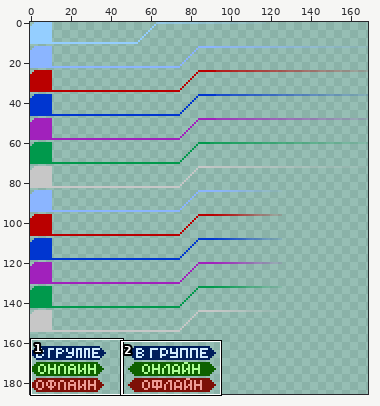
Two versions of one sprite sheet, assets/media/gui/menu.ru_RU.png. Above, an overview of the earlier version with the close-up marked.
Close-up. The starting point:
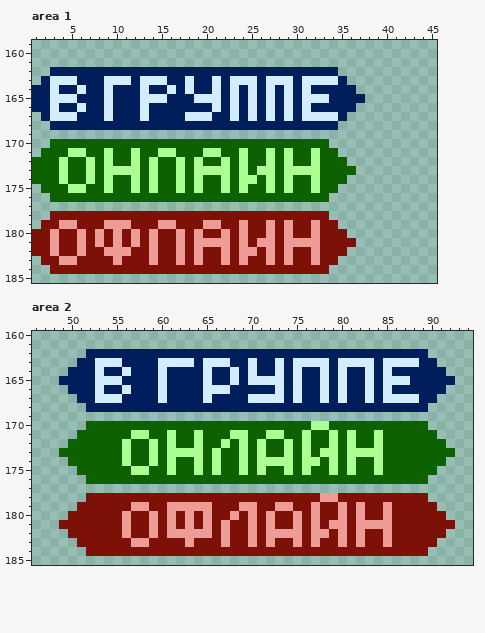
The file is 200x186 pixels. Pixels under 10% opacity are left out. Colours within 5 levels of each other are drawn and written as one. Shown: area 1: x 1..45, y 159..185; area 2: x 46..94, y 160..185. The old version is drawn lined up with the new one, on the new canvas.
Once edited:
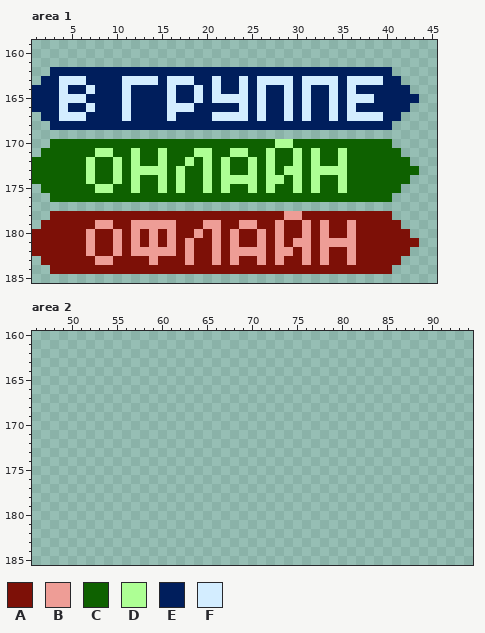
Palette (. is transparent): A #7d1007  B #ee9d96  C #0e6100  D #adff94  E #001e5c  F #d3edff
Log entry: remove unused data from menu.ru_RU.png
The exact change:
canvas 200x186 -> 169x186 (the part of the old canvas that was cut away was empty and is not shown)
Changed rows in their new state; - is an unchanged pixel.
Area 1:
first column x 3:
162 --------------------------------EEEEEE---
163 E--F--EE-F--EFF-----E-EF---------FFFFEE--
164 EF-EF-E-F-E----EF---EFEFE------F-FEEEEEE-
165 E--F--E-F-EEEF---E-F-FEFE----EEF-FFFEEEEE
166 EF-EF-E-F-E--FFF--E-EFEFE------F-FEEEEEE-
167 E--F--E-F-E--F-EEEFF-FEFE----EE--FFFFEE--
168 --------------------------------EEEEEE---
170 -------------------------DD----CCCCCCC---
171 --CC-D-------C--D-C-D-----CD----DCCCCCC--
172 -C----CD---CD-CDCD---CD---CD----DCCCCCCC-
173 -C----C-C-D-D---C-C--CDC----C-DDD-CCCCCCC
174 -C----CD---CD---CD--D----DCD----DCCCCCCC-
175 --CC-D-----CD---CD---CD---CD----DCCCCCC--
176 -------------------------------CCCCCCC---
178 --------------------------BB---AAAAAAA---
179 -AA--B-AABBB----------B-ABA-BAB-ABAAAAA--
180 A--ABA-------BA---BABA-BABA-BAB--BAAAAAA-
181 A--ABA-------BABAA-ABA--ABA--ABBBBAAAAAAA
182 A--AB-A-ABB-BBABA-BAB--BAB--BAB--BAAAAAA-
183 -AA--BBA------ABA-BABA-BABA-BAB-ABAAAAA--
184 -------------------------------AAAAAAA---
Area 2:
first column x 49:
162 ---......................................---
163 --........................................--
164 -..........................................-
165 ............................................
166 -..........................................-
167 --........................................--
168 ---......................................---
170 ---......................................---
171 --........................................--
172 -..........................................-
173 ............................................
174 -..........................................-
175 --........................................--
176 ---......................................---
178 ---......................................---
179 --........................................--
180 -..........................................-
181 ............................................
182 -..........................................-
183 --........................................--
184 ---......................................---
